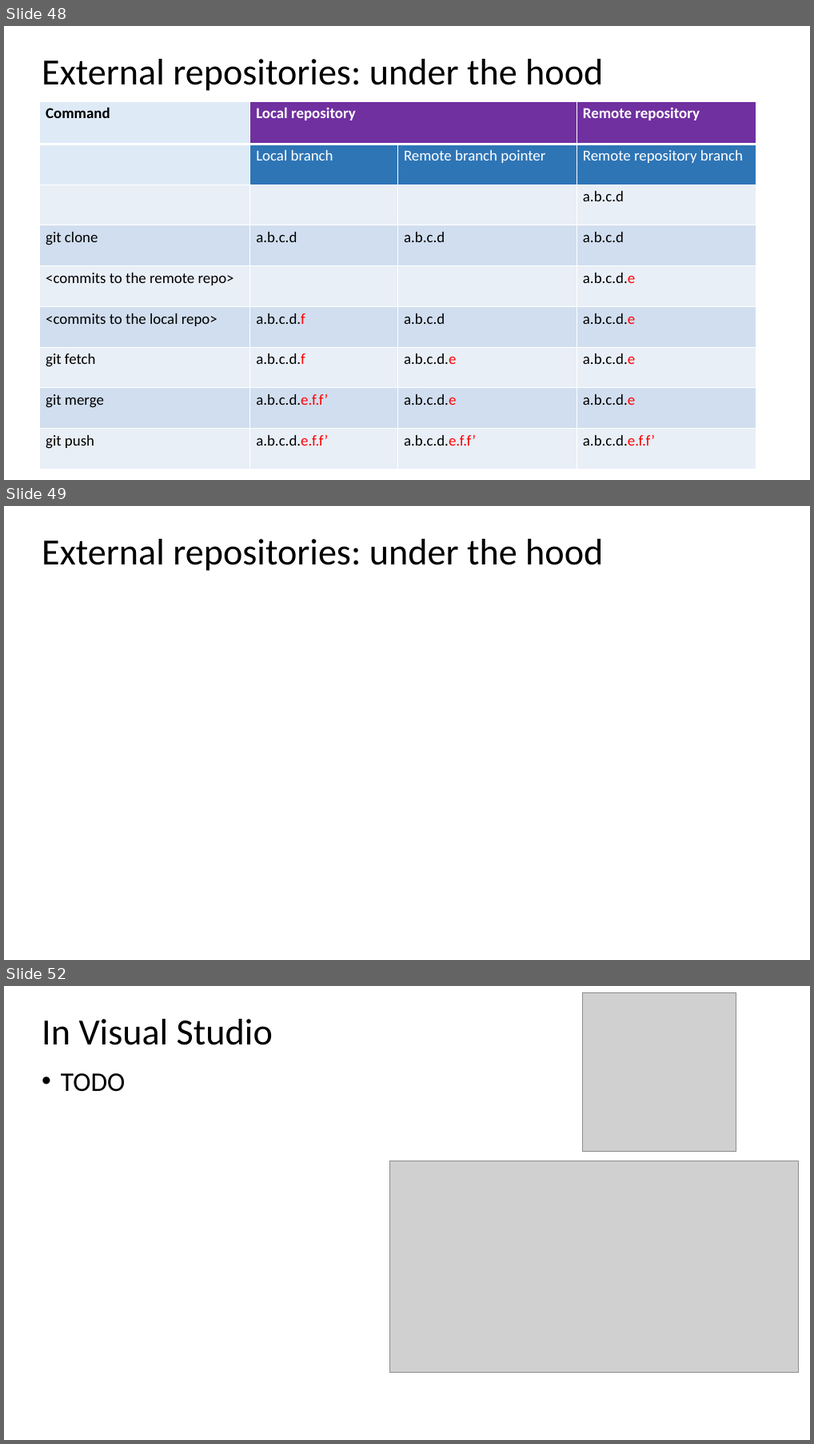
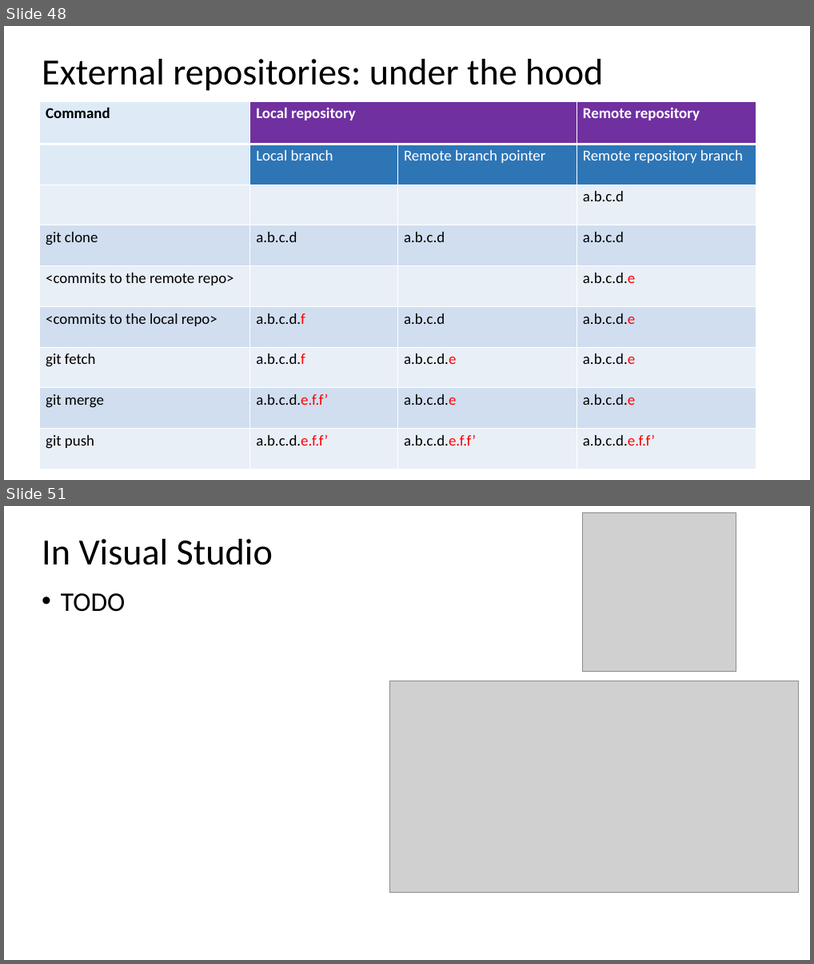
Before and after one commit to ogvolkov/git-101, a slide deck: git101.pptx. Shown one above the other, each under a label of ours: slides 48, 49 and 52 before the commit, slides 48 and 51 after it; the slides between them are not shown. The pictures are 814x1444 and 814x964 pixels, drawn with LibreOffice and Linux fonts; fonts in the diff are those of the drawing; grey boxes stand for pictures. Boxes give left, top, right and bottom in pixels: in the first picture for what was removed or moved away, otherwise in the second. Text is boxed around its words. In the diff, an @@ line names an element or a change of style, - is before the commit and + after.

```diff
--- a/git101.pptx
+++ b/git101.pptx
@@ slide 49 removed at (x1=4, y1=506, x2=810, y2=960), background #FFFFFF @@
@@ text removed at (x1=42, y1=539, x2=603, y2=571) @@
-External repositories: under the hood
@@ line removed from (108, 671) to (110, 787) @@
@@ what was slide 52 is now slide 51 @@
```
Also in this commit, not shown: 5 slides changed, 2 slides added, 2 other slides removed.
